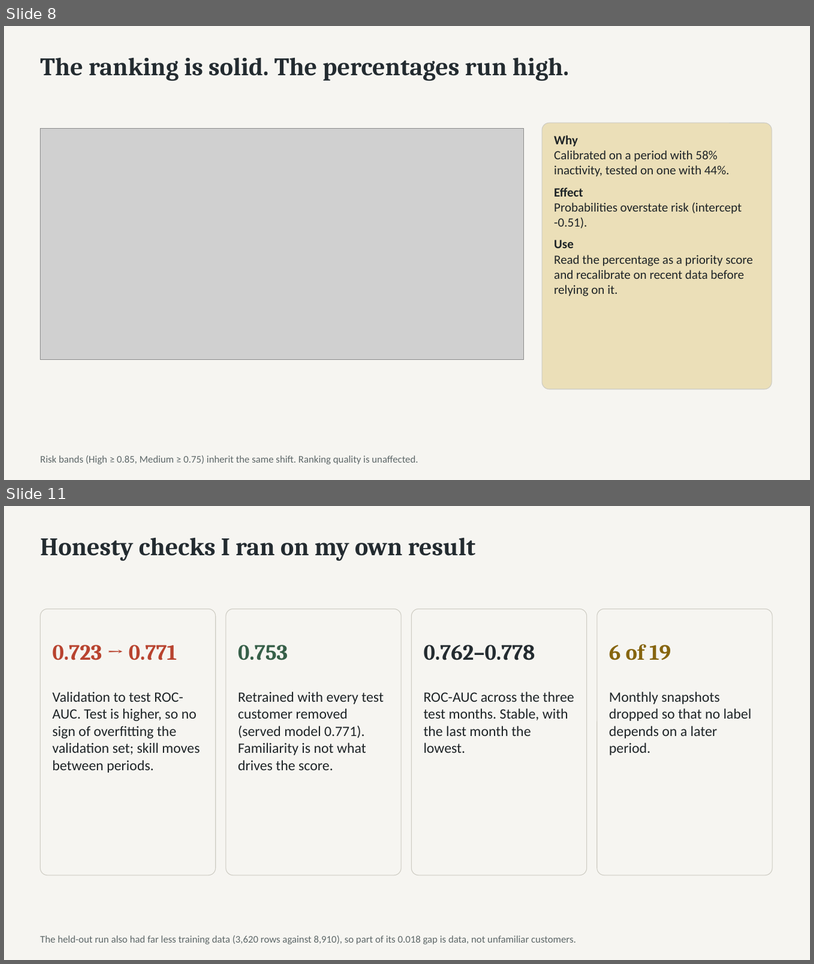
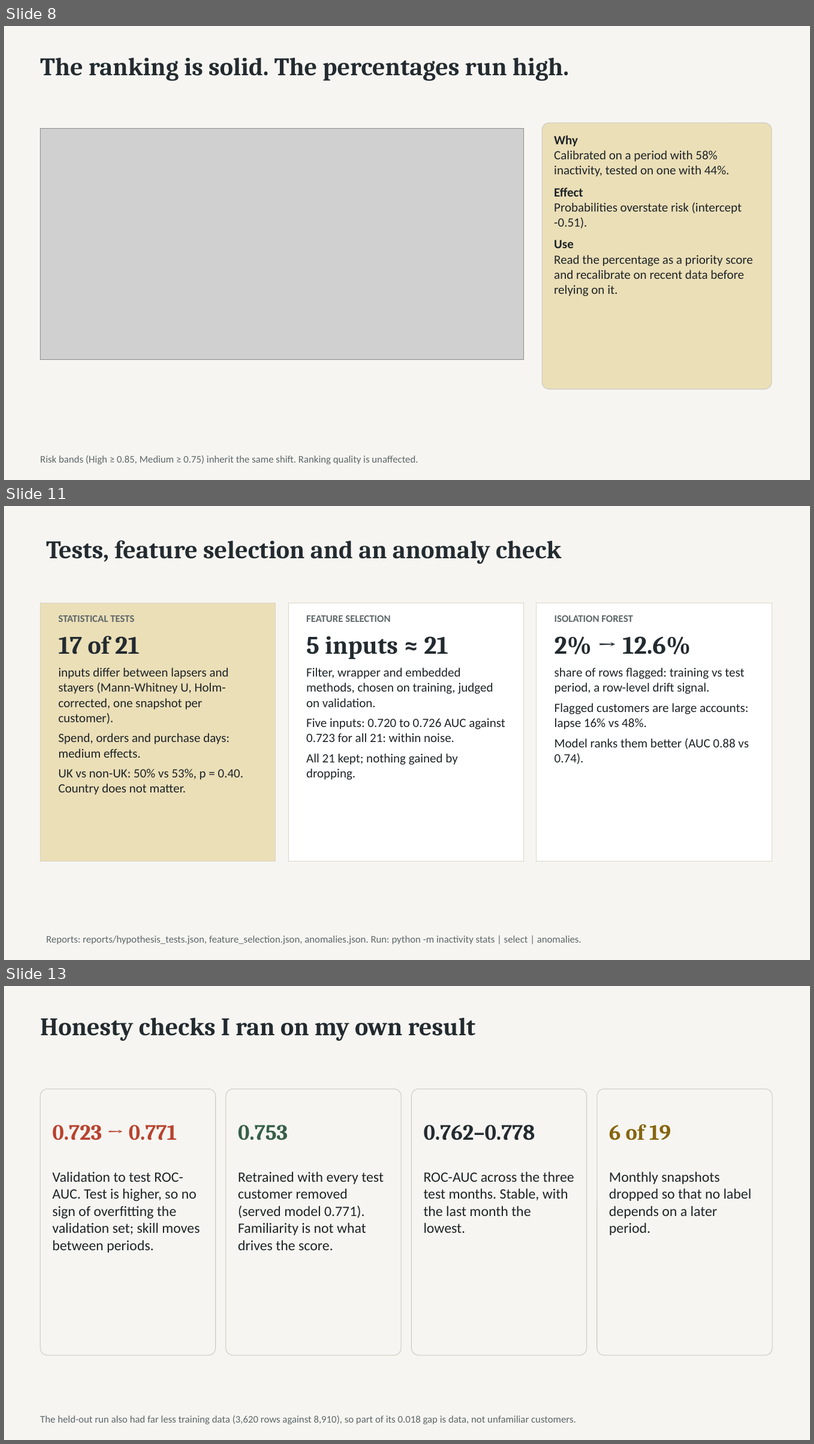
Before and after one commit to eric3009/inactivity-capstone, a slide deck: docs/Presentation.pptx. Shown one above the other, each under a label of ours: slides 8 and 11 before the commit, slides 8, 11 and 13 after it; the slides between them are not shown. The pictures are 814x964 and 814x1444 pixels, drawn with LibreOffice and Linux fonts; fonts in the diff are those of the drawing; grey boxes stand for pictures. Boxes give left, top, right and bottom in pixels: in the first picture for what was removed or moved away, otherwise in the second. Text is boxed around its words. In the diff, an @@ line names an element or a change of style, - is before the commit and + after.

```diff
--- a/docs/Presentation.pptx
+++ b/docs/Presentation.pptx
@@ slide 11 added at [4,506,810,960], background #F6F5F1 @@
@@ text added at [46,540,561,564], 30 pt, text #232B30, bold @@
+Tests, feature selection and an anomaly check
@@ rectangle added at [40,603,276,861], fill #EBDFB8, outline #D9D5C7 0.75 pt @@
@@ rectangle added at [288,603,524,861], fill #FFFFFF, outline #D9D5C7 0.75 pt @@
@@ rectangle added at [537,603,772,861], fill #FFFFFF, outline #D9D5C7 0.75 pt @@
@@ text added at [59,615,243,795], 15 pt, text #1D2326 @@
+STATISTICAL TESTS
+17 of 21
+inputs differ between lapsers and stayers (Mann-Whitney U, Holm-corrected, one snapshot per customer).
+Spend, orders and purchase days: medium effects.
+UK vs non-UK: 50% vs 53%, p = 0.40. Country does not matter.
@@ text added at [306,615,505,780], 15 pt, text #1D2326 @@
+FEATURE SELECTION
+5 inputs ≈ 21
+Filter, wrapper and embedded methods, chosen on training, judged on validation.
+Five inputs: 0.720 to 0.726 AUC against 0.723 for all 21: within noise.
+All 21 kept; nothing gained by dropping.
@@ text added at [555,615,749,764], 15 pt, text #1D2326 @@
+ISOLATION FOREST
+2% → 12.6%
+share of rows flagged: training vs test period, a row-level drift signal.
+Flagged customers are large accounts: lapse 16% vs 48%.
+Model ranks them better (AUC 0.88 vs 0.74).
@@ text added at [46,935,582,944], 12 pt, text #5D6768 @@
+Reports: reports/hypothesis_tests.json, feature_selection.json, anomalies.json. Run: python -m inactivity stats | select | anomalies.
@@ what was slide 11 is now slide 13 @@
```
Also in this commit, not shown: 5 slides changed, 2 other slides added, 45 other files.
